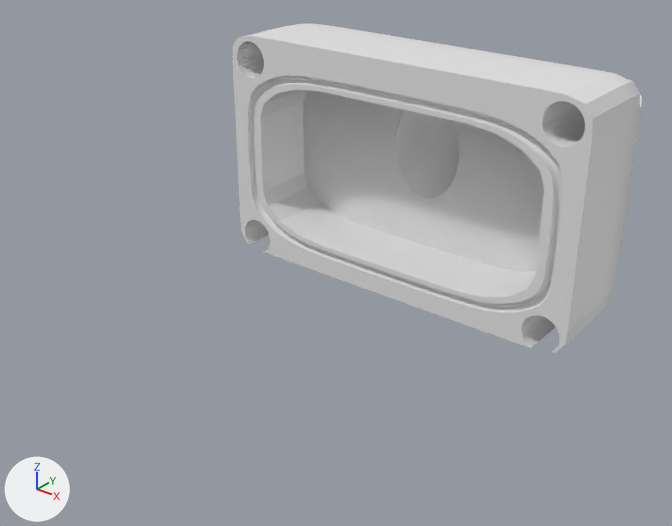
Renders of the Blender file Velocity/Heterodyne/CAD/Velocity.blend from each side of a commit.
Before and after are seen from a camera (50 mm lens) standing at (64.3, -71.6, 38.2) and looking at (-4.0, 13.8, -14.7). The lights are fixed; the arrows at lower left show +X, +Y and +Z.

Names of what the first picture shows: 'CaseBack'.
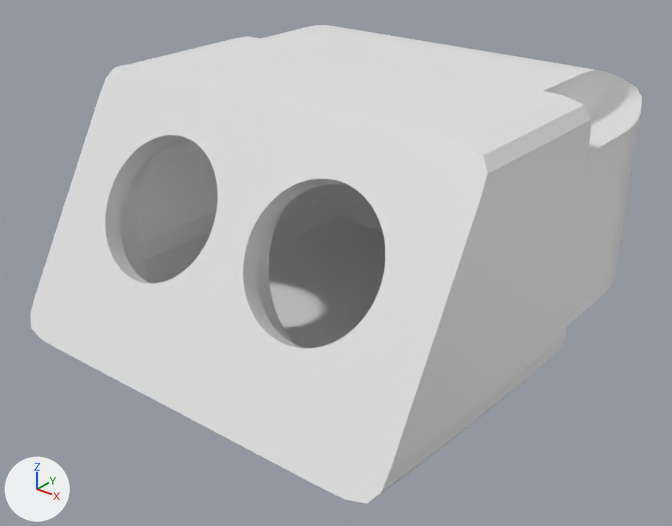
Commit message: added screw attachement method for two halves of velocity sensor casing

ob_screw_bool is not drawn itself; it is used by a modifier of ob_case, ob_caseback.

The change in detail:
me_cylinder_006 is used by ob_screw_bool; location (-23.0, 18.5, -18.0); rotation (1.571, 0.0, 0.0), in degrees (90, 0, 0).
me_cylinder_006 had 512 vertices, 392 faces and spanned x -2.5..48.5, y -2.5..28.5, z -30.0..10.0.
me_cylinder_006 now has 368 vertices, 236 faces and spans x -13.2..1.0, y -10.0..0.0, z -8.2..1.0.
me_cylinder_006 part 1: 256 vertices removed from x -2.5..2.5, y -2.5..28.5, z -30.0..10.0; 368 vertices added at x -13.2..1.0, y -10.0..0.0, z -8.2..1.0.
me_cylinder_006 part 2: 256 vertices removed from x 43.5..48.5, y -2.5..28.5, z -30.0..10.0.
Object 'Case' (ob_case) is now shown.
Object 'Screw Bool' (ob_screw_bool) turns from (90, 0, 0) to (0, 0, 0) degrees about x, y and z.
Object 'Screw Bool' (ob_screw_bool) moves from (-23.0, 18.5, -18.0) to (24.5, 48.5, 9.5).
Object 'Screw Bool' (ob_screw_bool) is rescaled from (1.0, 1.0, 1.0) to (4.0, 4.0, 4.0).

Boxes [x1, y1, x2, y2] around the edits, measured in the pictures (672 x 526 px; the box of a moved part takes in the faces that stretch with it):
'Case', shown
    after: [30, 37, 591, 504]
'CaseBack', reshaped
    before: [233, 23, 642, 353]
    after: [265, 25, 642, 324]
part 1 of me_cylinder_006, moved or reshaped
    before: [237, 41, 269, 244]
    after: [544, 70, 642, 154]
part 2 of me_cylinder_006, deleted
    before: [521, 87, 642, 348]
